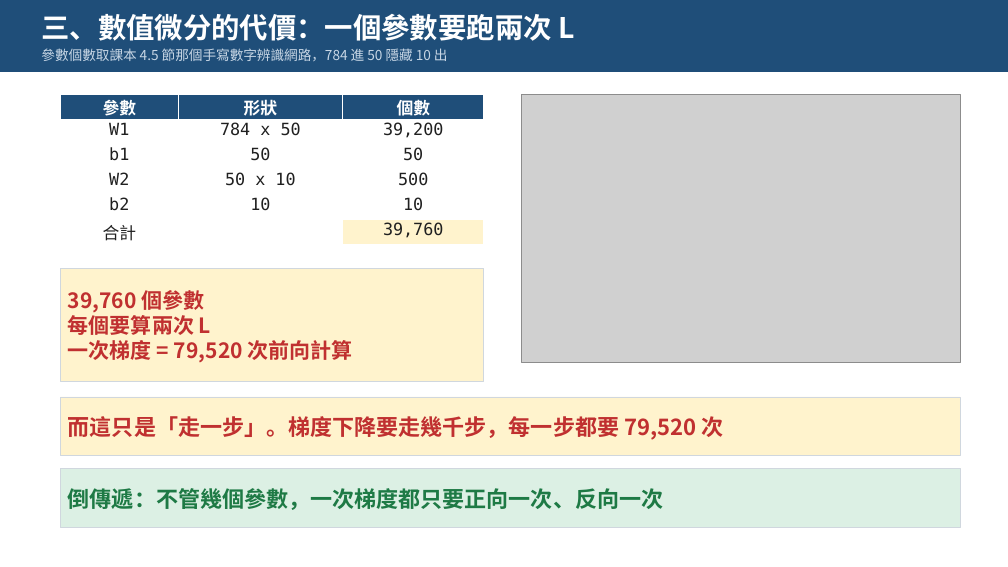
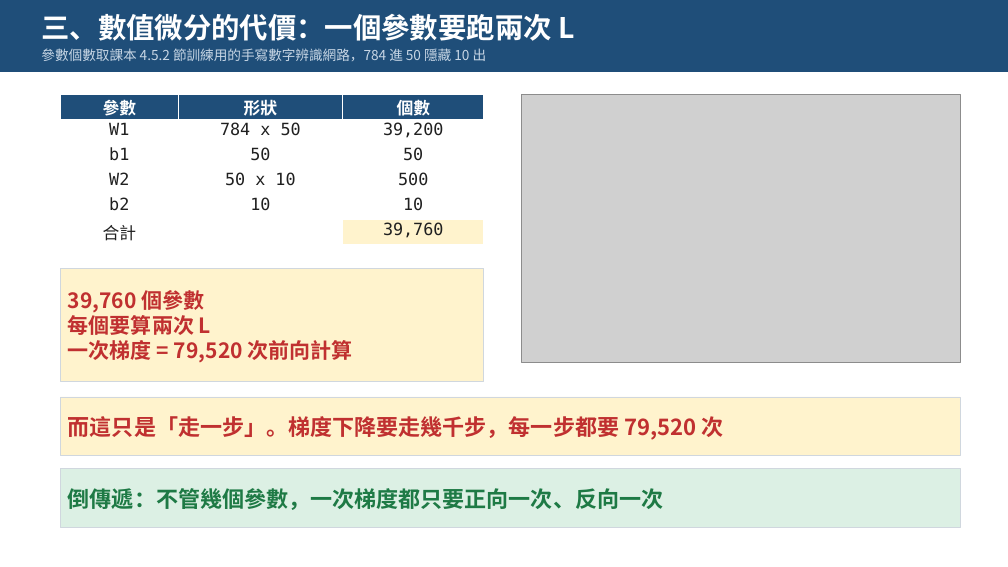
Before and after one commit to pychang-ai/115-1_DLMA, a slide deck: slide 5 of topics/backprop/課外主題_倒傳遞演算法.pptx. Drawn at 1008x567 pixels with LibreOffice and Linux fonts; fonts in the diff are those of the drawing; grey boxes stand for pictures. Boxes give left, top, right and bottom in pixels: in the first picture for what was removed or moved away, otherwise in the second. Text is boxed around its words. In the diff, an @@ line names an element or a change of style, - is before the commit and + after.

```diff
--- a/topics/backprop/課外主題_倒傳遞演算法.pptx
+++ b/topics/backprop/課外主題_倒傳遞演算法.pptx
@@ text at <box>41,48,487,61</box>: text changed @@
-參數個數取課本 4.5 節那個手寫數字辨識網路，784 進 50 隱藏 10 出
+參數個數取課本 4.5.2 節訓練用的手寫數字辨識網路，784 進 50 隱藏 10 出
```
Also in this commit, not shown: 3 other slides changed, 1 other file.
